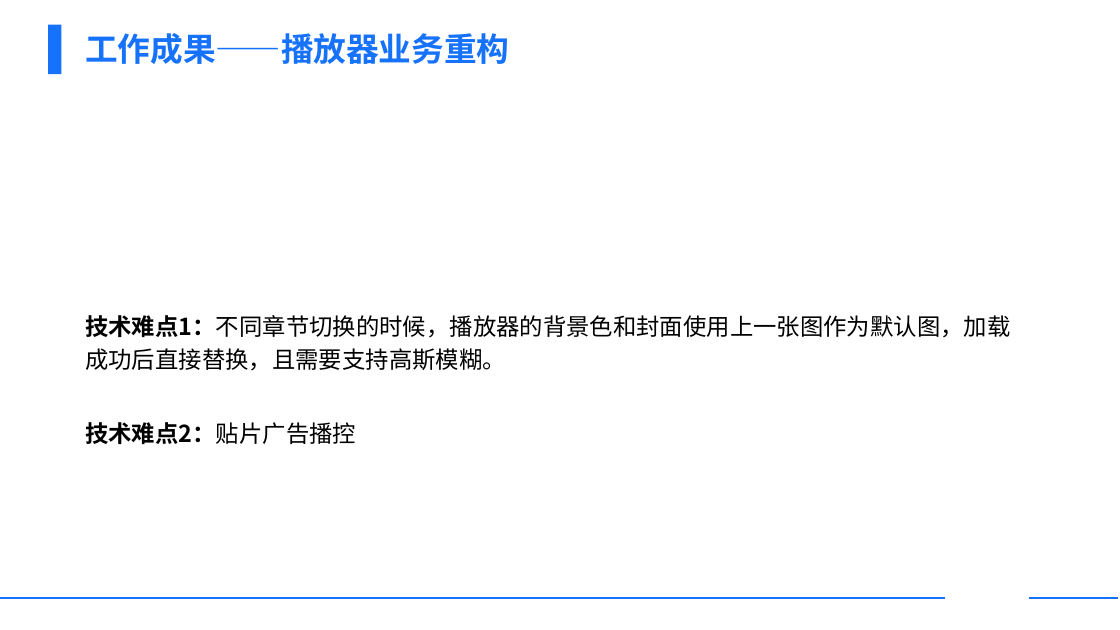
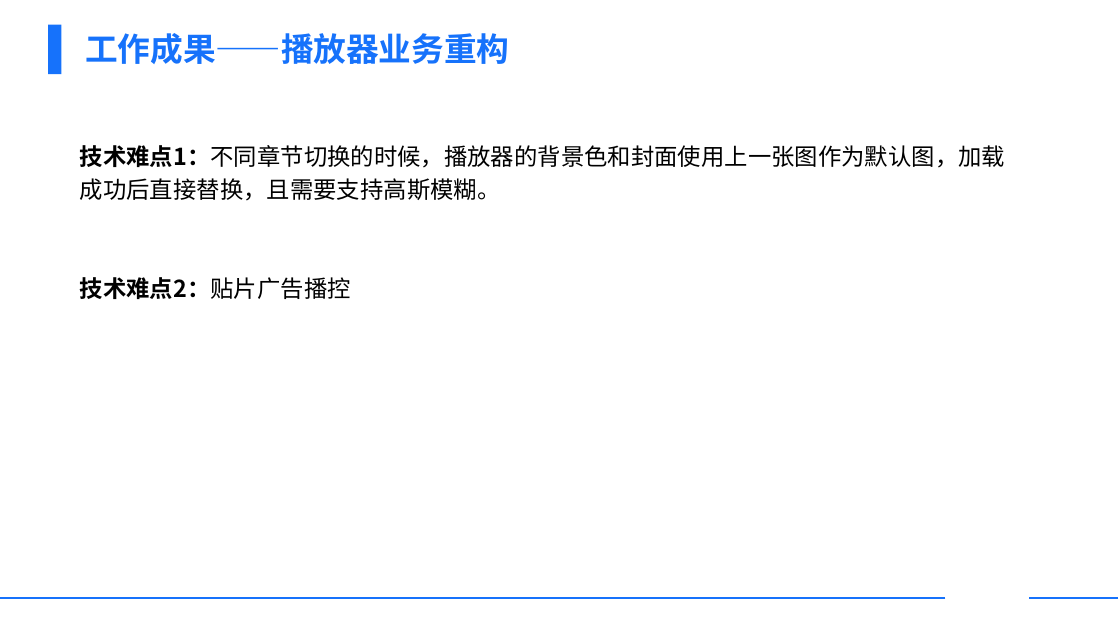
Before and after one commit to houziershi/document, a slide deck: slide 16 of ppt/侯国坤-面试陈述_20210629_19.35.pptx (slide 15 before the commit). Drawn at 1120x630 pixels with LibreOffice and Linux fonts; fonts in the diff are those of the drawing; background and template pictures are left out. Boxes give left, top, right and bottom in pixels: in the first picture for what was removed or moved away, otherwise in the second. Text is boxed around its words. In the diff, an @@ line names an element or a change of style, - is before the commit and + after.

```diff
--- a/ppt/侯国坤-面试陈述_20210629_19.35.pptx
+++ b/ppt/侯国坤-面试陈述_20210629_19.35.pptx
@@ text "技术难点1：不同章节切换的时候，播放器的背景色和封面使用上一张图作为默认图，加载成功后直接替换，且需要支持高斯模糊。": place and size @@
-text "技术难点1：不同章节切换的时候，播放器的背景色和封面使用上一张图作为默认图，加载成功后直接替换，且需要支持高斯模糊。" at box(85, 315, 1010, 371)
+text "技术难点1：不同章节切换的时候，播放器的背景色和封面使用上一张图作为默认图，加载成功后直接替换，且需要支持高斯模糊。" at box(80, 145, 1005, 201)
@@ text "技术难点2：贴片广告播控": place and size @@
-text "技术难点2：贴片广告播控" at box(85, 422, 356, 444)
+text "技术难点2：贴片广告播控" at box(80, 277, 351, 299)
```
Also in this commit, not shown: 4 other slides changed, 1 slide added, 1 other file.
